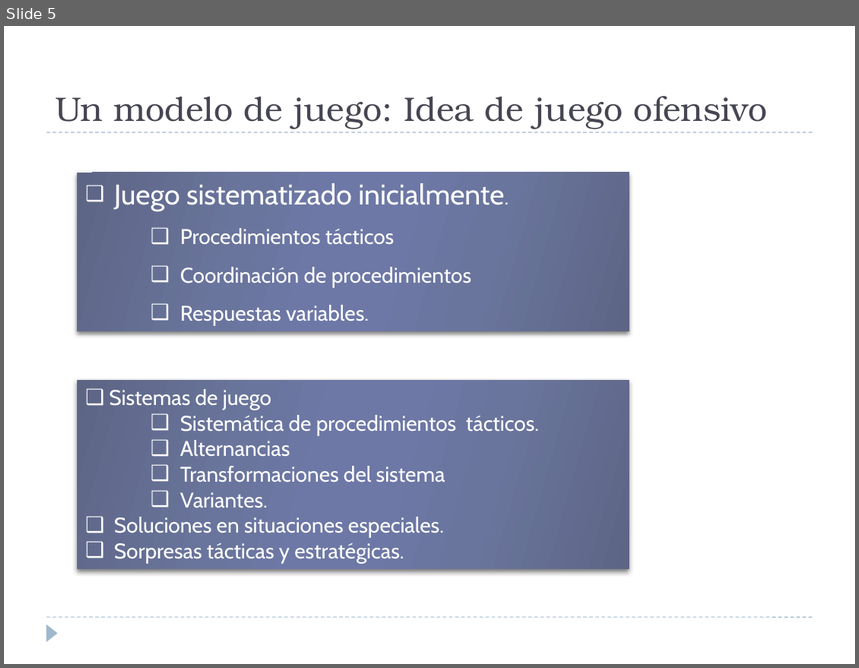
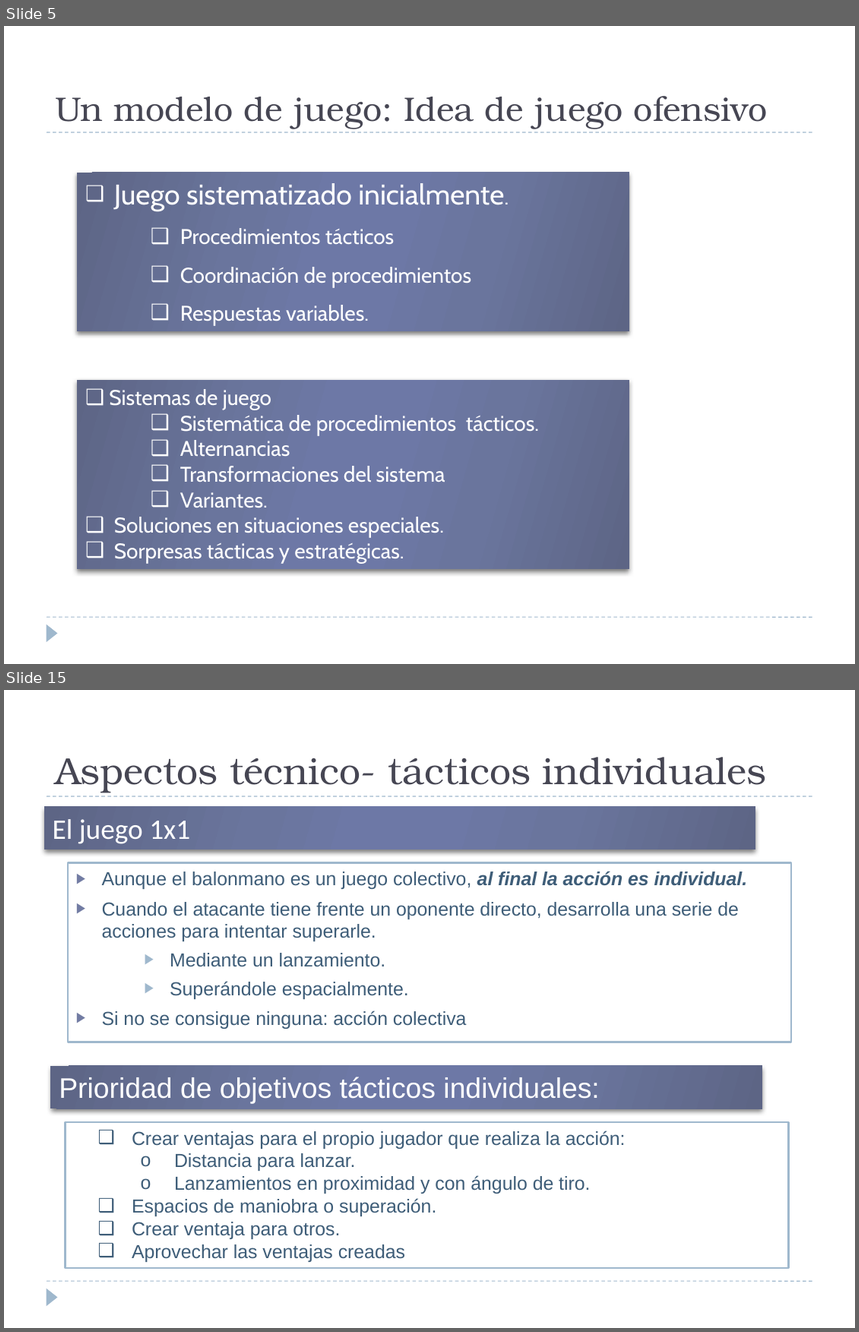
Before and after one commit to jahama/lbh_planificacion_temp_2011-12, a slide deck: ataque/modelo-juego-ofensivo.pptx. Shown one above the other, each under a label of ours: slide 5 before the commit, slides 5 and 15 after it; the slides between them are not shown. The pictures are 859x668 and 859x1332 pixels, drawn with LibreOffice and Linux fonts; fonts in the diff are those of the drawing. Boxes give left, top, right and bottom in pixels: in the first picture for what was removed or moved away, otherwise in the second. Text is boxed around its words. In the diff, an @@ line names an element or a change of style, - is before the commit and + after.

```diff
--- a/ataque/modelo-juego-ofensivo.pptx
+++ b/ataque/modelo-juego-ofensivo.pptx
@@ slide 15 added at [4, 690, 855, 1328], background #FFFFFF; not listed: 3 template elements that a slide beside it also shows @@
@@ title added at [55, 757, 767, 793], 32 pt, text #464653 @@
+Aspectos técnico- tácticos individuales
@@ rectangle added at [44, 806, 756, 849], fill gradient #5D6585 to #6B759E to #6E79A7, 24 pt, text #FFFFFF @@
+El juego 1x1
@@ rectangle added at [68, 863, 791, 1043], fill #FFFFFF, outline #9FB8CD 1.5 pt, 16 pt, text #3E5D78 @@
+▶ Aunque el balonmano es un juego colectivo, al final la acción es individual.
+▶ Cuando el atacante tiene frente un oponente directo, desarrolla una serie de acciones para intentar superarle.
+    ▶ Mediante un lanzamiento.
+    ▶ Superándole espacialmente.
+▶ Si no se consigue ninguna: acción colectiva
@@ rectangle added at [51, 1066, 762, 1109], fill gradient #5D6585 to #6B759E to #6E79A7, 24 pt, text #FFFFFF @@
+Prioridad de objetivos tácticos individuales:
@@ rectangle added at [66, 1122, 789, 1269], fill #FFFFFF, outline #9FB8CD 1.5 pt, 16 pt, text #3E5D78 @@
+  ❑ Crear ventajas para el propio jugador que realiza la acción:
+      o Distancia para lanzar.
+      o Lanzamientos en proximidad y con ángulo de tiro.
+    ❑ Espacios de maniobra o superación.
+  ❑ Crear ventaja para otros.
+  ❑ Aprovechar las ventajas creadas
```
Also in this commit, not shown: 7 slides changed, 19 other slides added, 2 other files.
